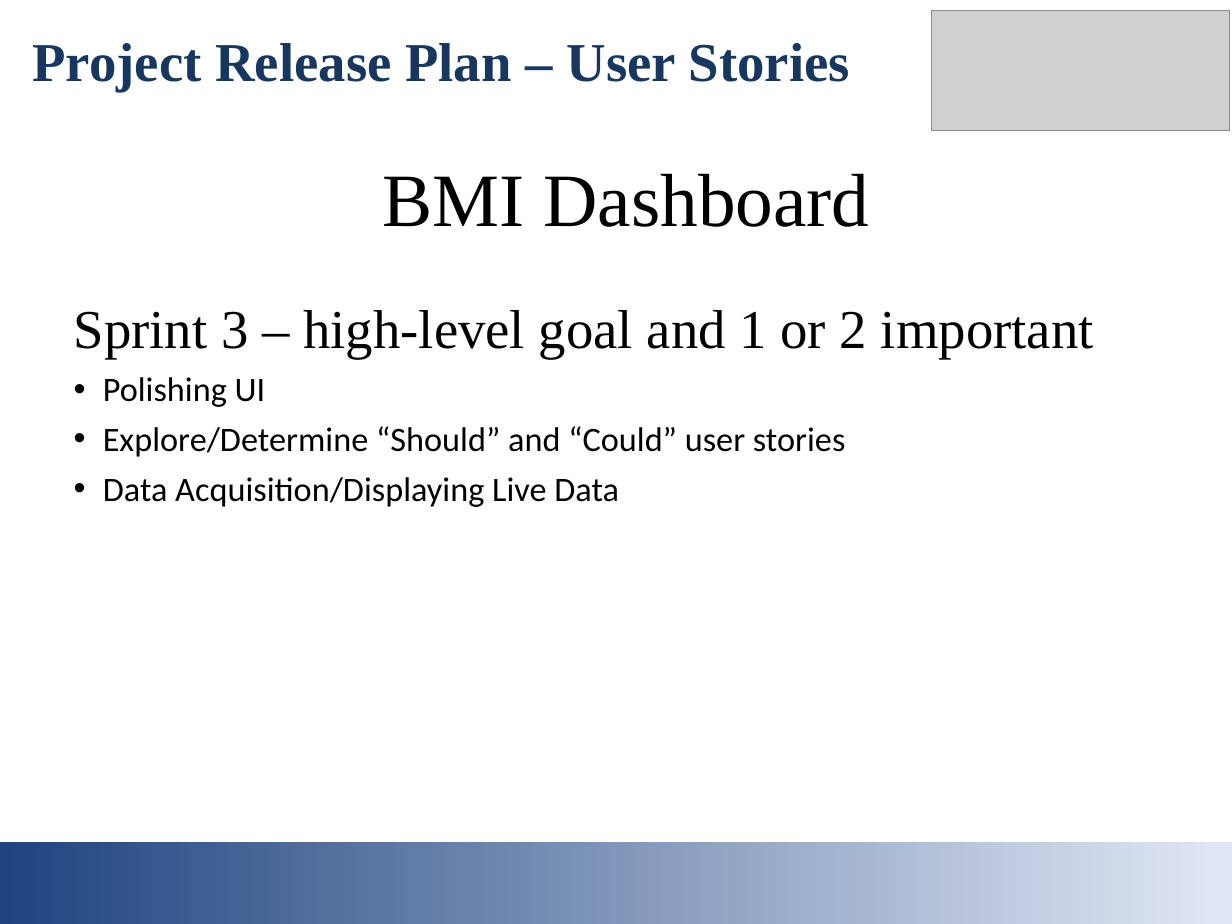
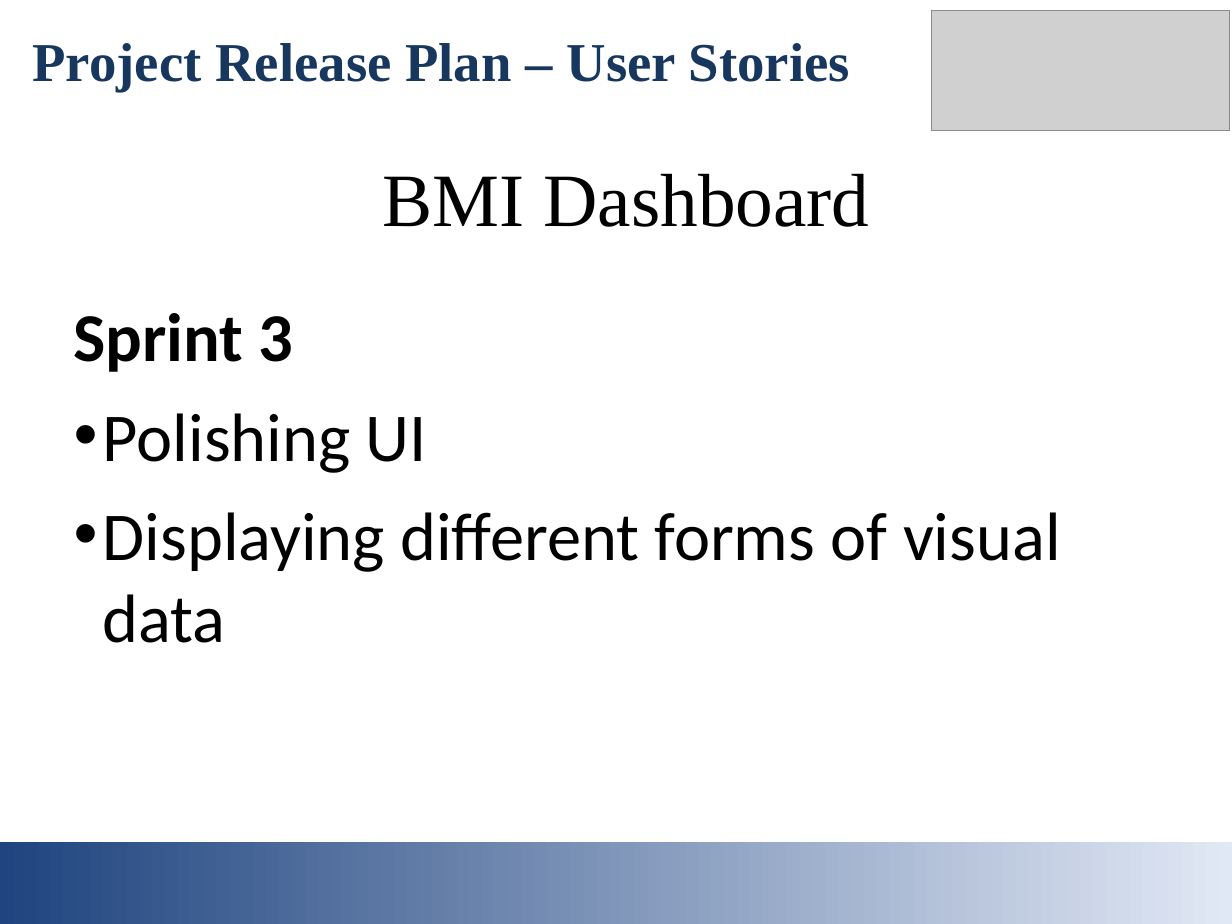
Before and after one commit to kthotav/CMPS115, a slide deck: slide 5 of Deliverables/Initial Presentation_DRAFT.ppt. Drawn at 1232x924 pixels with LibreOffice and Linux fonts; fonts in the diff are those of the drawing; grey boxes stand for pictures. Boxes give left, top, right and bottom in pixels: in the first picture for what was removed or moved away, otherwise in the second. Text is boxed around its words. In the diff, an @@ line names an element or a change of style, - is before the commit and + after.

```diff
--- a/Deliverables/Initial Presentation_DRAFT.ppt
+++ b/Deliverables/Initial Presentation_DRAFT.ppt
@@ text at (x1=74, y1=313, x2=294, y2=372): text changed; size 32 to 40 pt; font Times New Roman to Calibri; bold on @@
-Sprint 3 – high-level goal and 1 or 2 important
+Sprint 3
@@ text at (x1=103, y1=413, x2=427, y2=473): size 20 to 40 pt in "Polishing UI"; more space between paragraphs @@
@@ text at (x1=103, y1=512, x2=1061, y2=643): text changed; size 20 to 40 pt @@
-• Explore/Determine “Should” and “Could” user stories
-• Data Acquisition/Displaying Live Data
+• Displaying different forms of visual data
```
Also in this commit, not shown: 3 other slides changed, 1 slide added, 21 other files.
